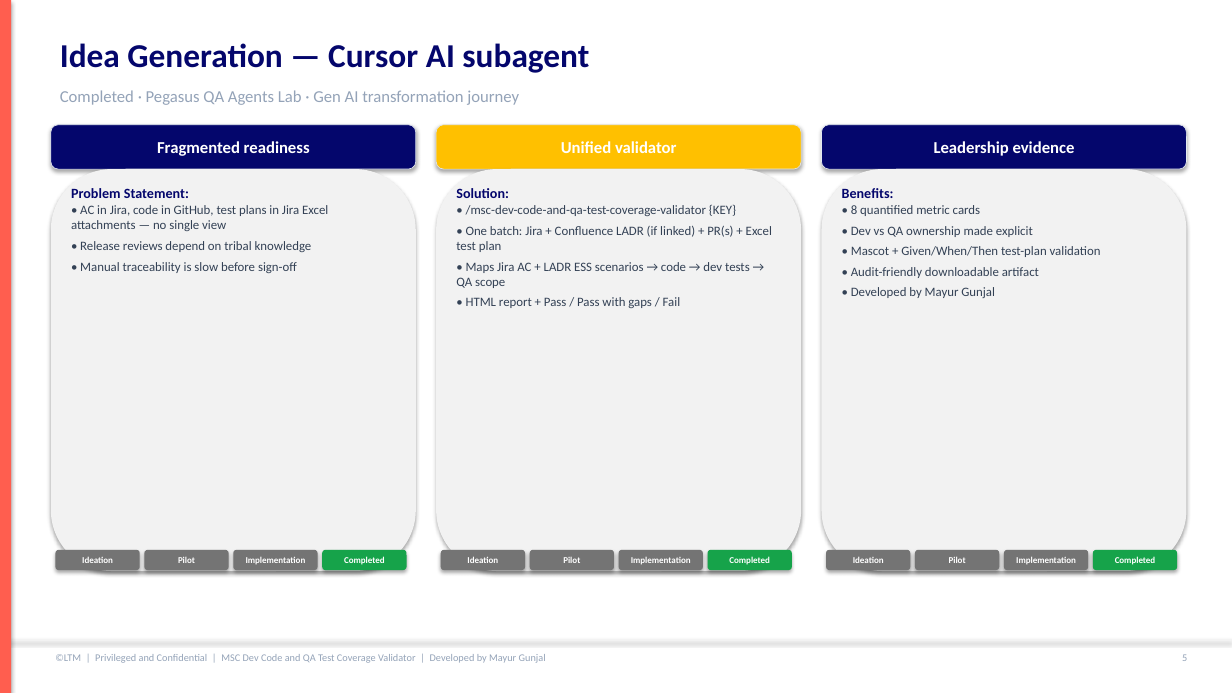
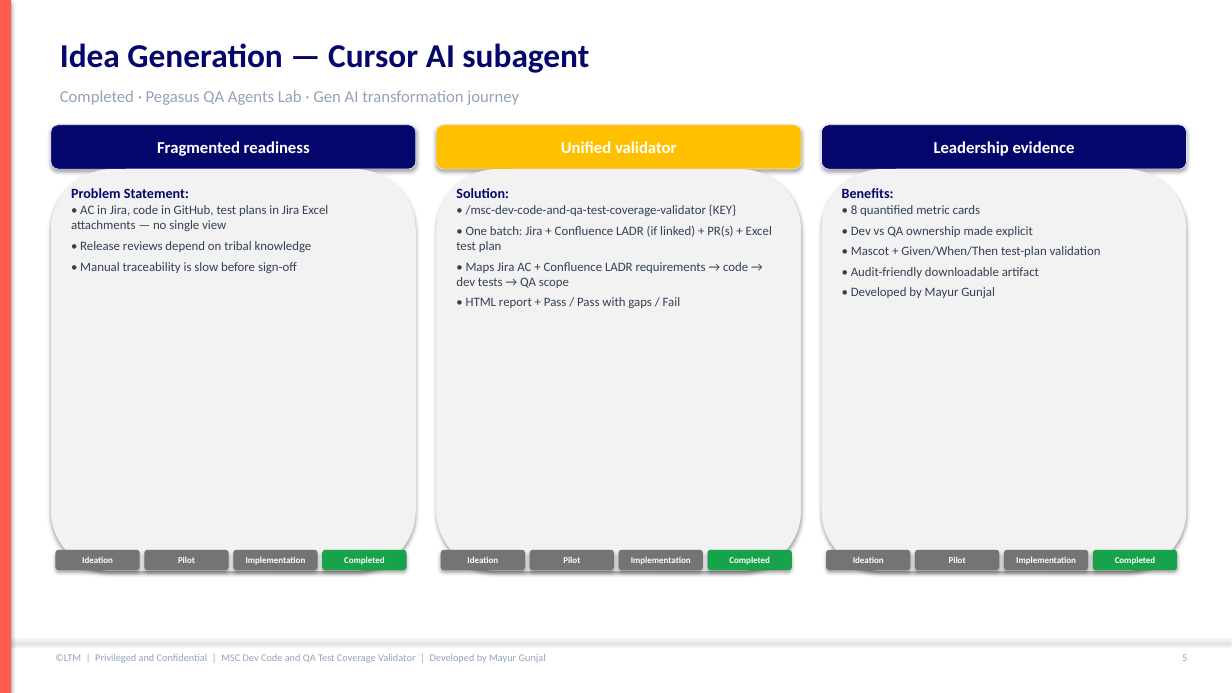
Before and after one commit to mgunjal11/pegasus-qa-agents-lab-copy, a slide deck: slide 6 of docs/MSC-Dev-Code-and-QA-Test-Coverage-Validator-Guide.pptx. Drawn at 1232x693 pixels with LibreOffice and Linux fonts; fonts in the diff are those of the drawing. Boxes give left, top, right and bottom in pixels: in the first picture for what was removed or moved away, otherwise in the second. Text is boxed around its words. In the diff, an @@ line names an element or a change of style, - is before the commit and + after.

```diff
--- a/docs/MSC-Dev-Code-and-QA-Test-Coverage-Validator-Guide.pptx
+++ b/docs/MSC-Dev-Code-and-QA-Test-Coverage-Validator-Guide.pptx
@@ text at (456,262,748,288): text changed @@
-• Maps Jira AC + LADR ESS scenarios → code → dev tests → QA scope
+• Maps Jira AC + Confluence LADR requirements → code → dev tests → QA scope
```
Also in this commit, not shown: 8 other slides changed, 1 slide added, 1 other file.
